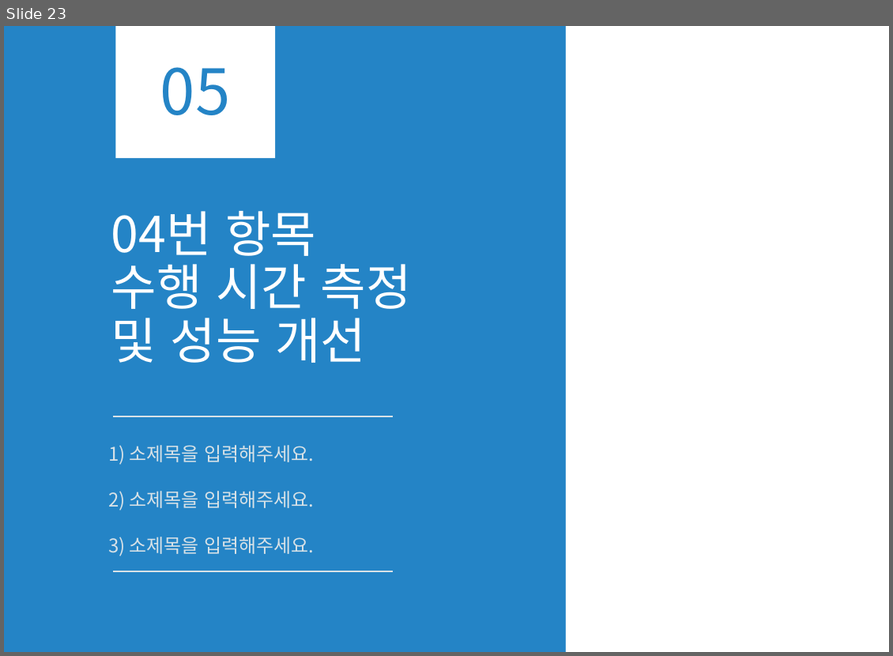
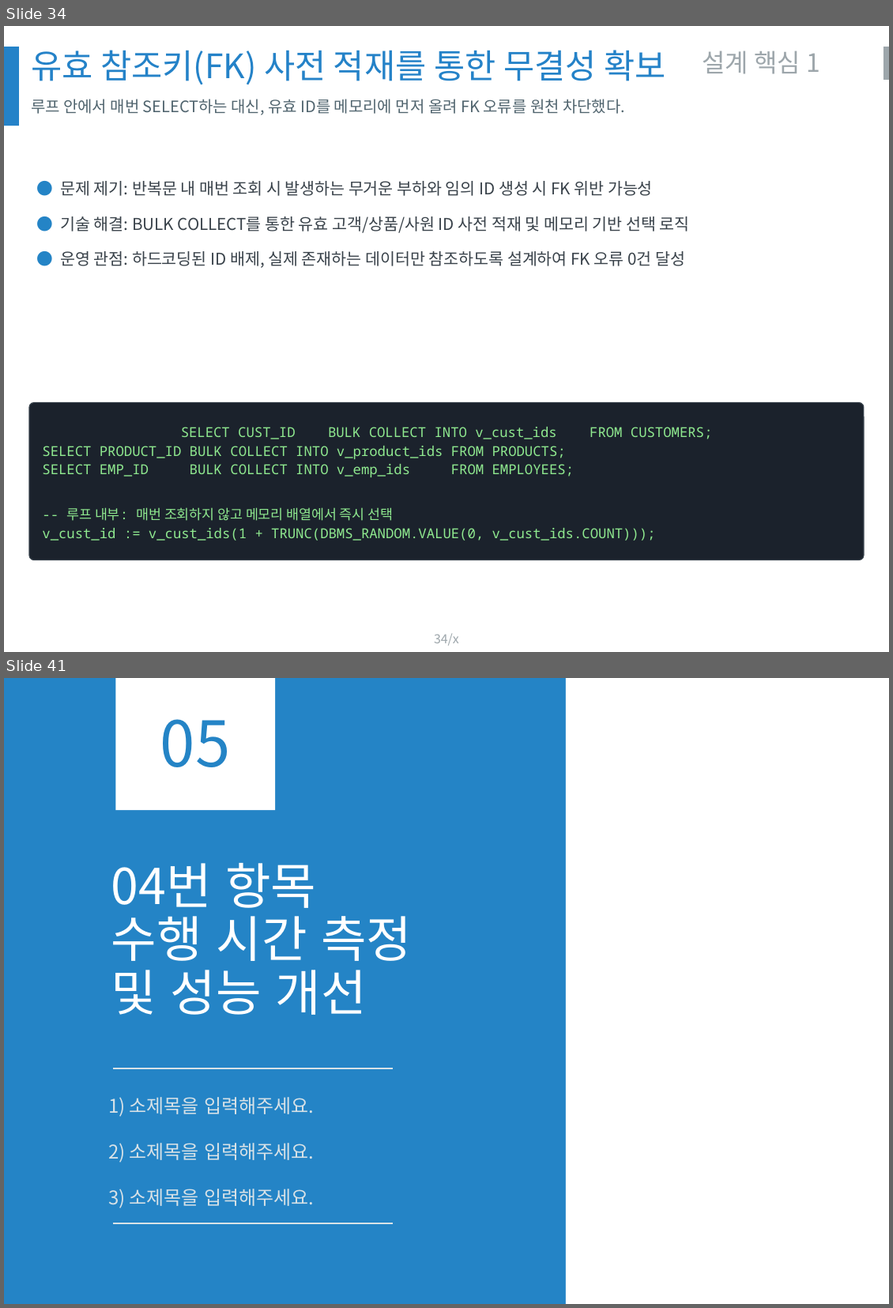
Before and after one commit to olmas70/slides, a slide deck: BO_스키마_트랜잭션_실증_보고서.pptx. Shown one above the other, each under a label of ours: slide 23 before the commit, slides 34 and 41 after it; the slides between them are not shown. The pictures are 893x656 and 893x1308 pixels, drawn with LibreOffice and Linux fonts; fonts in the diff are those of the drawing; background and template pictures are left out. Boxes give left, top, right and bottom in pixels: in the first picture for what was removed or moved away, otherwise in the second. Text is boxed around its words. In the diff, an @@ line names an element or a change of style, - is before the commit and + after.

```diff
--- a/BO_스키마_트랜잭션_실증_보고서.pptx
+++ b/BO_스키마_트랜잭션_실증_보고서.pptx
@@ slide 34 added at bbox=[4, 26, 889, 652], background #FFFFFF @@
@@ rectangle added at bbox=[4, 47, 19, 126], fill #2482C8 @@
@@ rectangle added at bbox=[883, 47, 889, 80], fill #9DA6AB @@
@@ text added at bbox=[31, 50, 665, 84], 32 pt, text #2482C8 @@
+유효 참조키(FK) 사전 적재를 통한 무결성 확보
@@ text added at bbox=[702, 50, 820, 74], 24 pt, text #9DA6AB @@
+설계 핵심 1
@@ text added at bbox=[31, 99, 625, 115], 15 pt, text #50646E @@
+루프 안에서 매번 SELECT하는 대신, 유효 ID를 메모리에 먼저 올려 FK 오류를 원천 차단했다.
@@ text added at bbox=[60, 181, 690, 268], 15.5 pt, text #39424A @@
+● 문제 제기: 반복문 내 매번 조회 시 발생하는 무거운 부하와 임의 ID 생성 시 FK 위반 가능성
+● 기술 해결: BULK COLLECT를 통한 유효 고객/상품/사원 ID 사전 적재 및 메모리 기반 선택 로직
+● 운영 관점: 하드코딩된 ID 배제, 실제 존재하는 데이터만 참조하도록 설계하여 FK 오류 0건 달성
@@ rounded rectangle added at bbox=[30, 403, 864, 560], fill #1B222C, outline #333D47 1 pt, 13 pt, text #8FE98F @@
+SELECT CUST_ID BULK COLLECT INTO v_cust_ids FROM CUSTOMERS;
+SELECT PRODUCT_ID BULK COLLECT INTO v_product_ids FROM PRODUCTS;
+SELECT EMP_ID BULK COLLECT INTO v_emp_ids FROM EMPLOYEES;
+-- 루프 내부: 매번 조회하지 않고 메모리 배열에서 즉시 선택
+v_cust_id := v_cust_ids(1 + TRUNC(DBMS_RANDOM.VALUE(0, v_cust_ids.COUNT)));
@@ page number added at bbox=[434, 633, 459, 645], 12 pt, text #9DA6AB @@
+34/x
@@ what was slide 23 is now slide 41 @@
```
Also in this commit, not shown: 2 slides changed, 19 other slides added, 2 slides removed.
